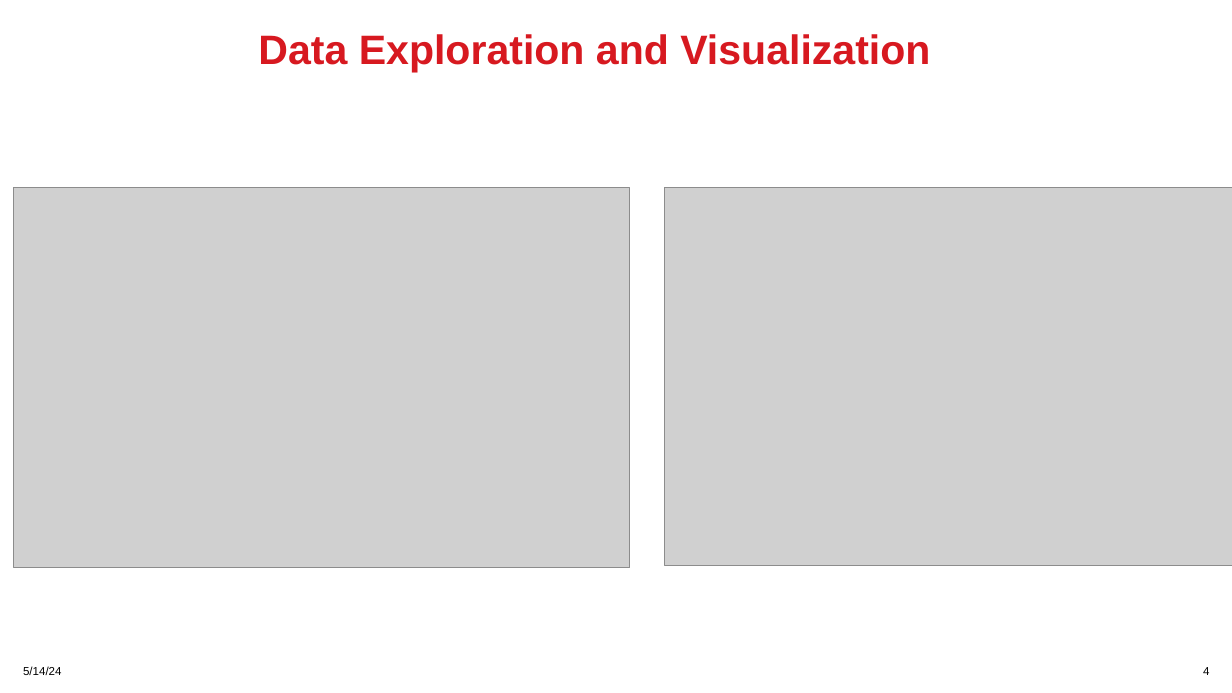
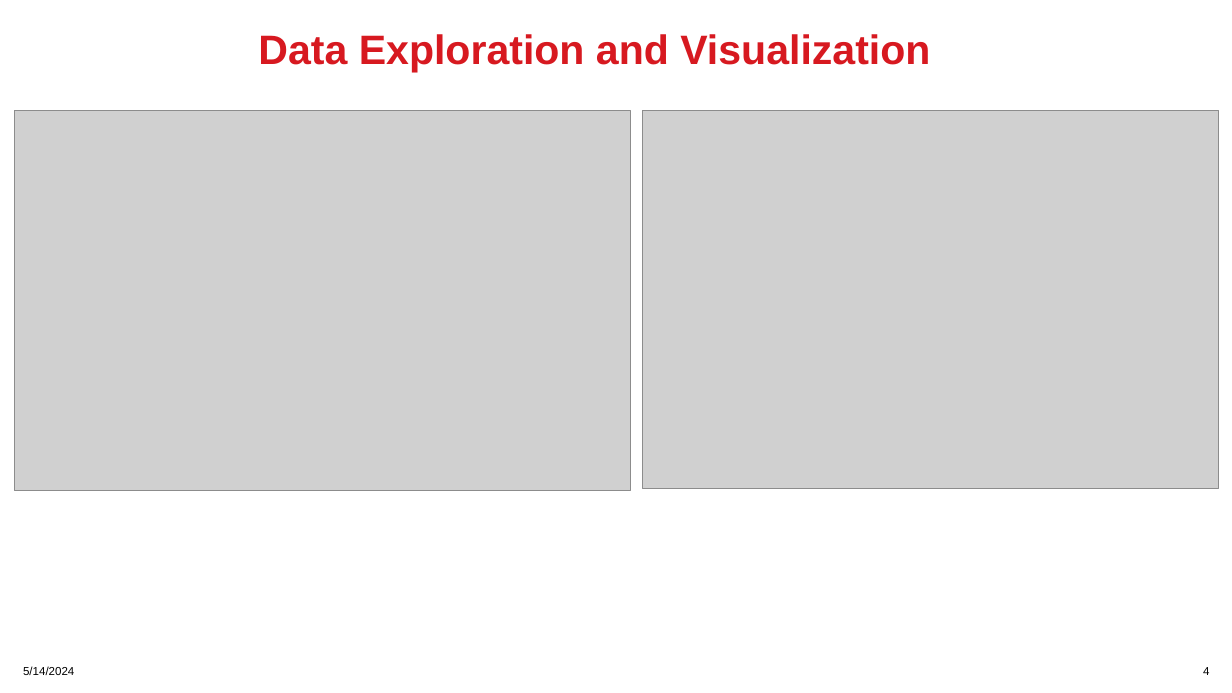
Before and after one commit to tahidul94/UNO_contest2, a slide deck: slide 4 of Md_Tahidul_Islam.pptx. Drawn at 1232x693 pixels with LibreOffice and Linux fonts; fonts in the diff are those of the drawing; grey boxes stand for pictures. Boxes give left, top, right and bottom in pixels: in the first picture for what was removed or moved away, otherwise in the second. Text is boxed around its words. In the diff, an @@ line names an element or a change of style, - is before the commit and + after.

```diff
--- a/Md_Tahidul_Islam.pptx
+++ b/Md_Tahidul_Islam.pptx
@@ picture: place and size @@
-picture at (14,188,630,568)
+picture at (14,110,630,491)
@@ picture: place and size @@
-picture at (665,188,1232,566)
+picture at (642,110,1219,488)
@@ text at (23,666,74,675): text changed @@
-5/14/24
+5/14/2024
```
Also in this commit, not shown: 11 other slides changed.
